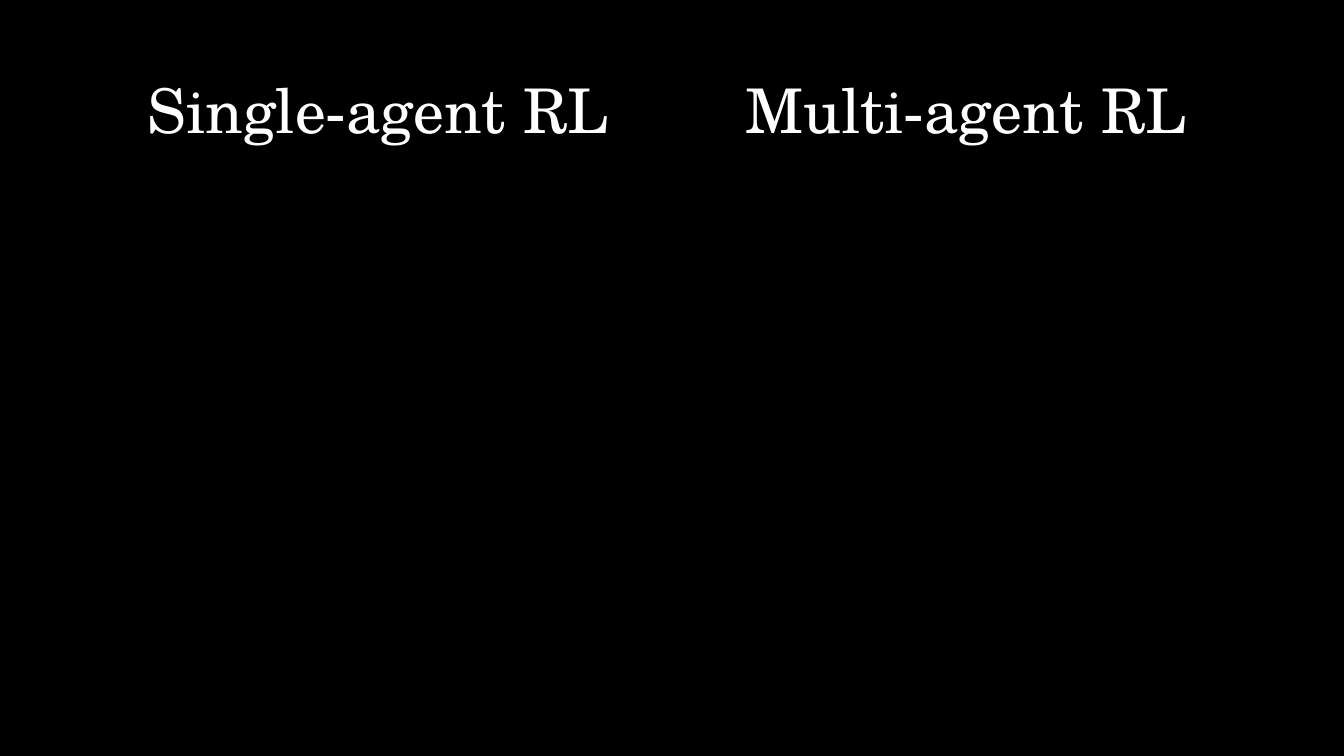
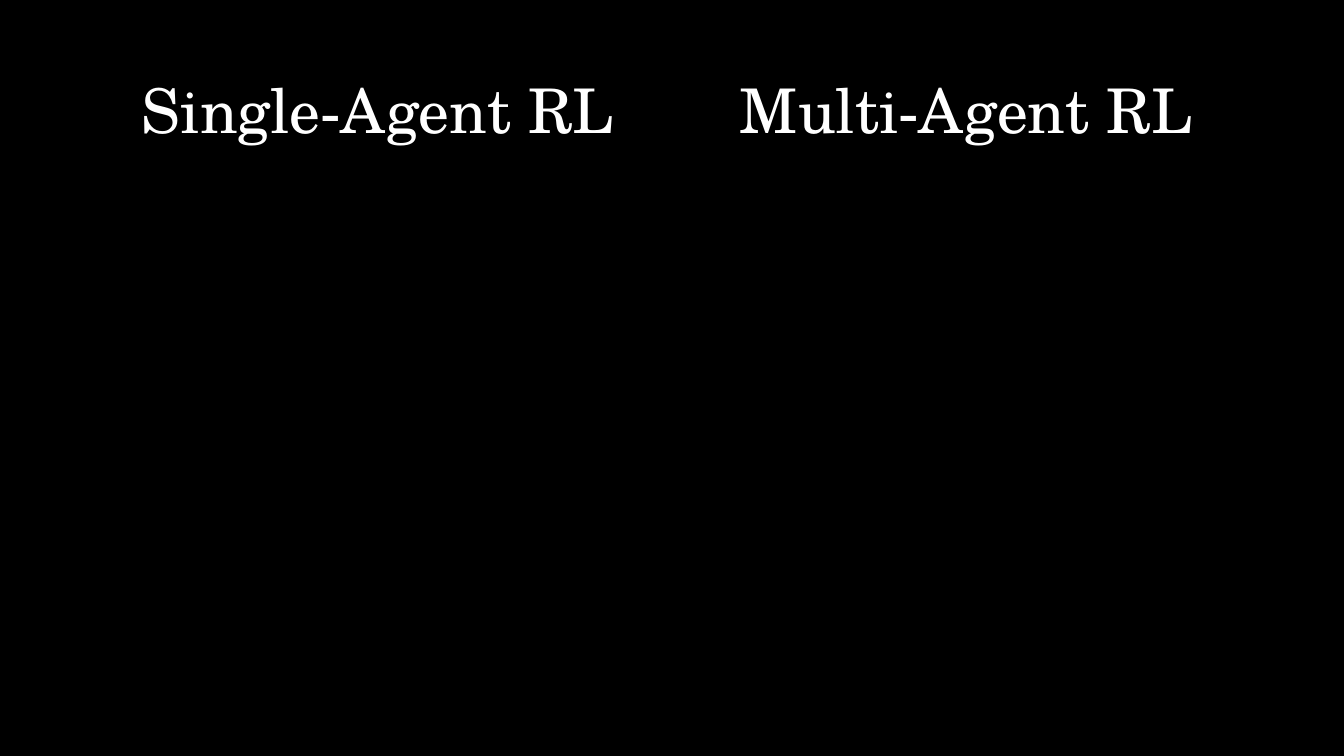
Before and after one commit to jCodingStuff/NCMMLProject, a slide deck: slide 2 of presentation/presentation.pptx. Drawn at 1344x756 pixels with LibreOffice and Linux fonts; fonts in the diff are those of the drawing. Boxes give left, top, right and bottom in pixels: in the first picture for what was removed or moved away, otherwise in the second. Text is boxed around its words. In the diff, an @@ line names an element or a change of style, - is before the commit and + after.

Commit message:
more stuff

```diff
--- a/presentation/presentation.pptx
+++ b/presentation/presentation.pptx
@@ title at [142,87,615,146]: text changed @@
-Single-agent RL
+Single-Agent RL
@@ text at [740,87,1193,146]: text changed @@
-Multi-agent RL
+Multi-Agent RL
```
Also in this commit, not shown: 4 slides added.
